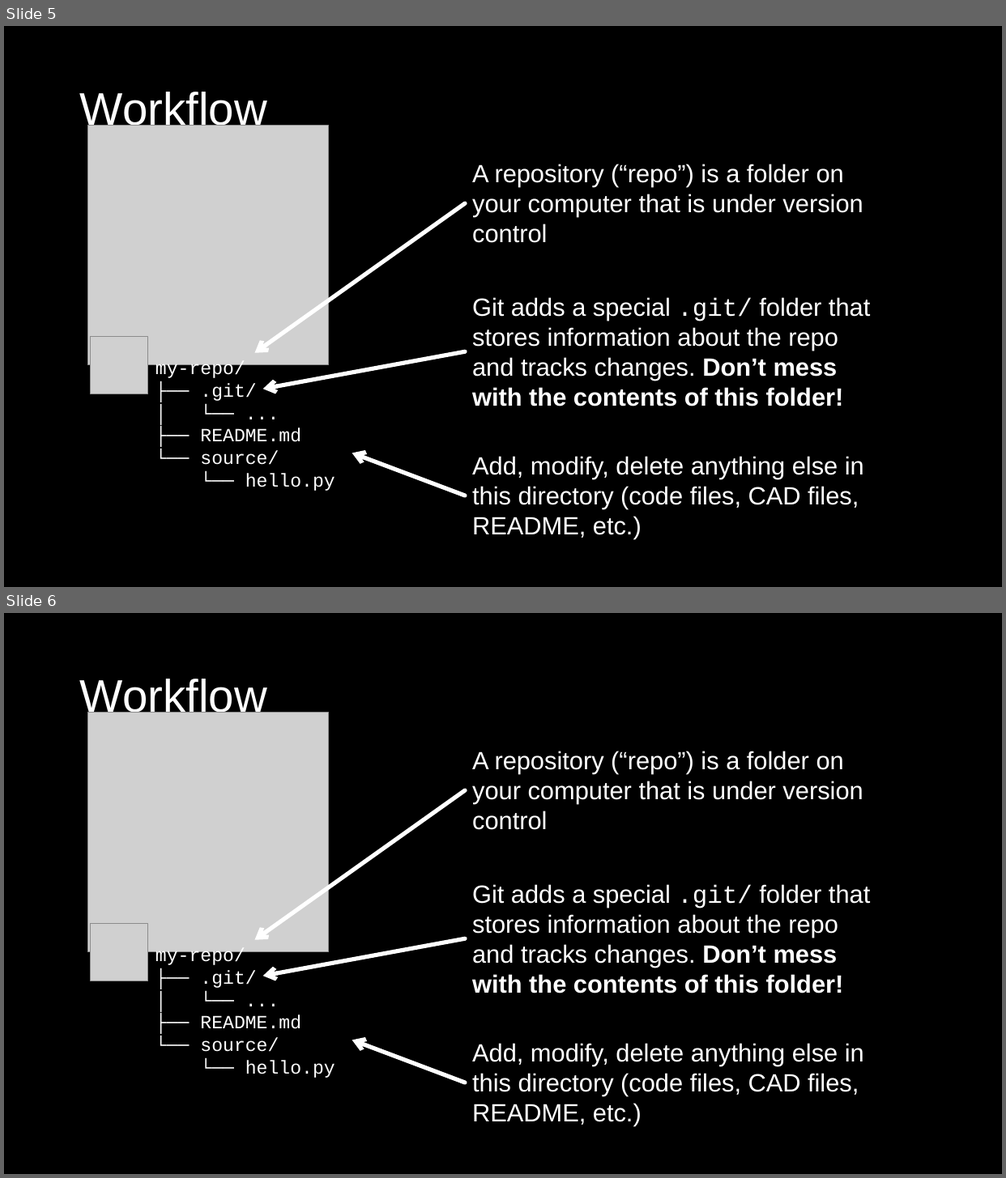
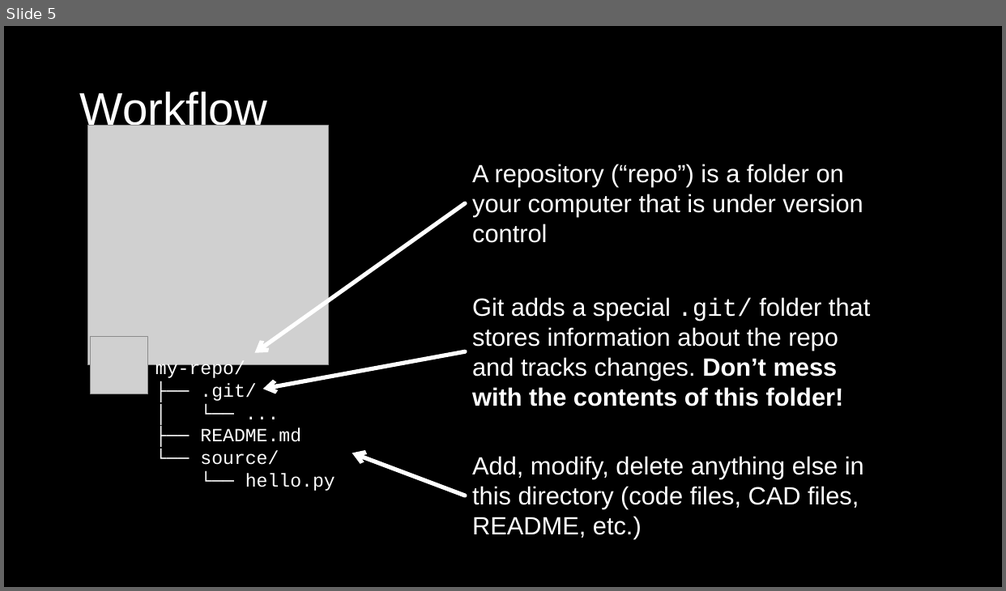
Before and after one commit to ShawnHymel/workshop-intro-to-git-and-github, a slide deck: slides/intro-to-git-and-github.pptx. Shown one above the other, each under a label of ours: slides 5 and 6 before the commit, slide 5 after it. The pictures are 1006x1178 and 1006x591 pixels, drawn with LibreOffice and Linux fonts; fonts in the diff are those of the drawing; grey boxes stand for pictures. Boxes give left, top, right and bottom in pixels: in the first picture for what was removed or moved away, otherwise in the second. Text is boxed around its words. In the diff, an @@ line names an element or a change of style, - is before the commit and + after.

```diff
--- a/slides/intro-to-git-and-github.pptx
+++ b/slides/intro-to-git-and-github.pptx
@@ slide 6 removed at <box>4,613,1002,1174</box>, background #000000 @@
@@ title removed at <box>80,679,267,720</box> @@
-Workflow
@@ picture removed at <box>88,712,328,952</box> @@
@@ text removed at <box>472,751,863,830</box> @@
-A repository (“repo”) is a folder on your computer that is under version control
@@ arrow removed from (465, 790) to (255, 940) @@
@@ text removed at <box>472,884,870,994</box> @@
-Git adds a special .git/ folder that stores information about the repo and tracks changes. Don’t mess with the contents of this folder!
@@ picture removed at <box>90,924,147,982</box> @@
@@ text removed at <box>155,948,335,1078</box> @@
-my-repo/
-├── .git/
-│ └── ...
-├── README.md
-└── source/
-└── hello.py
@@ arrow removed from (465, 939) to (263, 976) @@
@@ arrow removed from (465, 1083) to (352, 1041) @@
@@ text removed at <box>472,1043,864,1127</box> @@
-Add, modify, delete anything else in this directory (code files, CAD files, README, etc.)
```
Also in this commit, not shown: 3 slides added, 32 other files.
